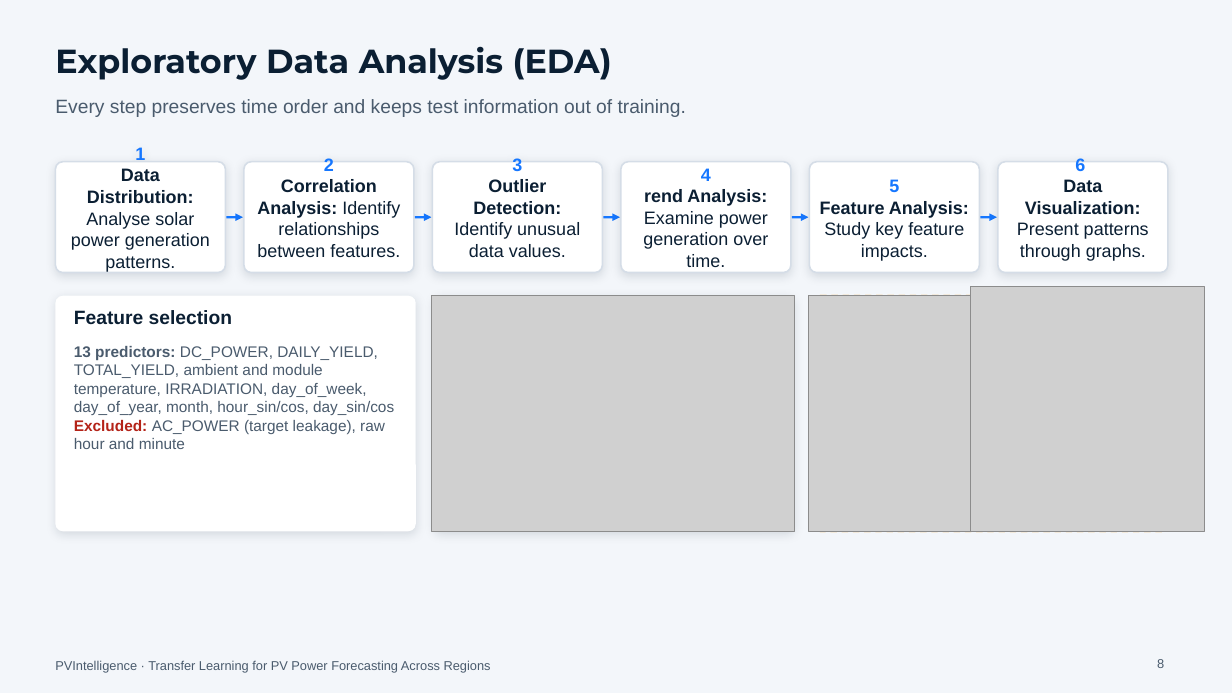
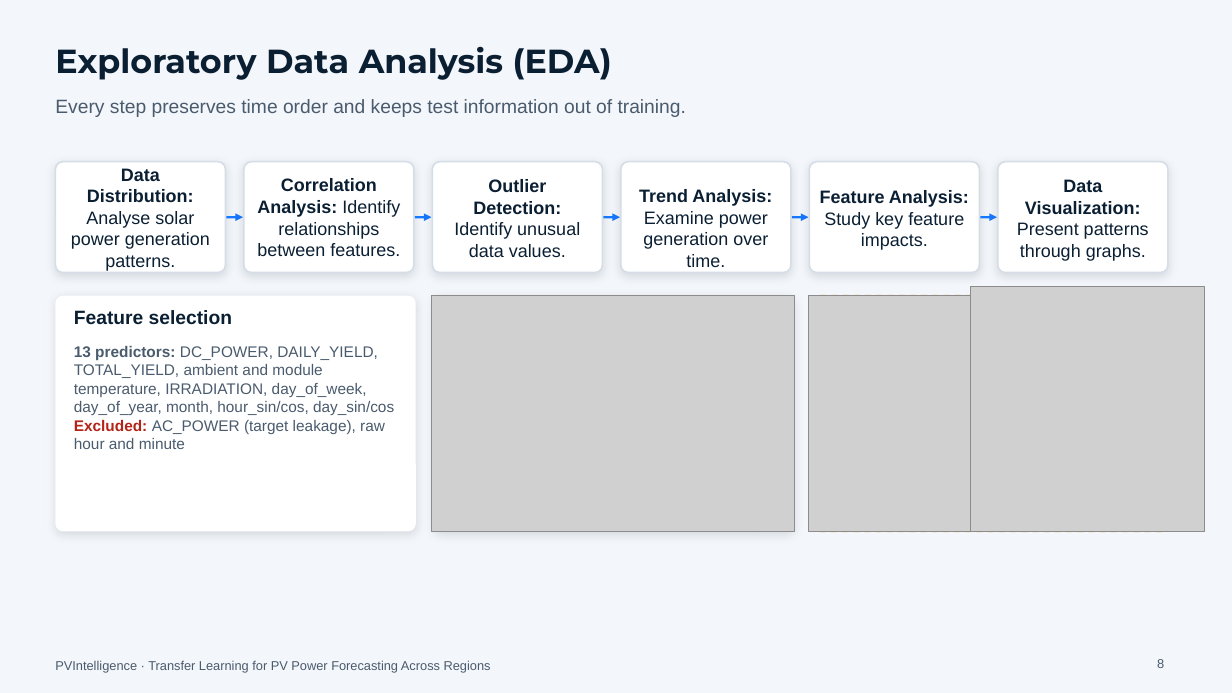
Before and after one commit to wvpssriraj10/PVIntelligence, a slide deck: slide 8 of PVIntelligence_Research_Defence.pptx. Drawn at 1232x693 pixels with LibreOffice and Linux fonts; fonts in the diff are those of the drawing; grey boxes stand for pictures. Boxes give left, top, right and bottom in pixels: in the first picture for what was removed or moved away, otherwise in the second. Text is boxed around its words. In the diff, an @@ line names an element or a change of style, - is before the commit and + after.

```diff
--- a/PVIntelligence_Research_Defence.pptx
+++ b/PVIntelligence_Research_Defence.pptx
@@ text in rounded rectangle at (135,147,145,160): paragraph removed @@
-1
@@ text in rounded rectangle at (324,158,334,171): paragraph removed @@
-2
@@ text in rounded rectangle at (512,158,522,171): paragraph removed @@
-3
@@ text in rounded rectangle at (889,179,899,192): paragraph removed @@
-5
@@ text in rounded rectangle at (1075,158,1085,171): paragraph removed @@
-6
@@ text in rounded rectangle at (639,189,772,267): text changed @@
-4
-rend Analysis: Examine power generation over time.
+Trend Analysis: Examine power generation over time.
```
Also in this commit, not shown: 9 other slides changed, 3 other files.
